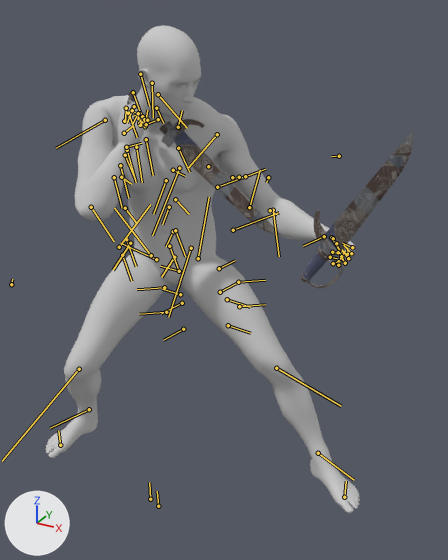
Renders of the FBX model Character/Animation/ZWM/Idle/Anim_Weapon_4_Idle_V1.FBX from each side of a commit.
Both versions are drawn from a camera (50 mm lens) standing at (1.145, -1.653, 1.598) and looking at (0.255, -0.034, 0.788). The axes (+X, +Y, +Z) are drawn at lower left. The lights are the same throughout. Both versions are drawn at frame 31 of the action 'Take 001'; the numbers are the values there. The bones that bend it are drawn over the model as lines.

The first picture shows 'Male_Body', 'Male_Eyeball', 'Male_Eyelash', 'Male_Foot', 'Male_Hand', 'Male_Head', 'Male_Leg', 'Mesh_Wepaon_4_0_L', 'Mesh_Wepaon_4_0_L001'.
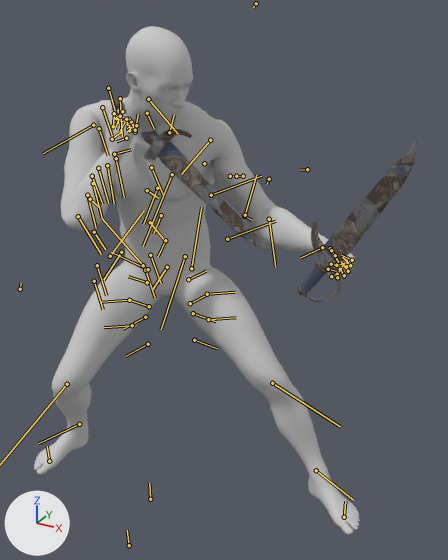
ob_point_take_l is not drawn itself; it is the parent of ob_mesh_wepaon_4_0_l001.
ob_point_take_r is not drawn itself; it is the parent of ob_mesh_wepaon_4_0_l.

Location of each change, (x1, y1, x2, y2) in pixels of the pictures (448 x 560 px):
'Male_Body', posed
    before: (75, 95, 314, 246)
    after: (61, 100, 312, 256)
'Male_Leg', posed
    before: (64, 231, 324, 449)
    after: (52, 239, 322, 467)
'Male_Head', posed
    before: (129, 25, 201, 186)
    after: (119, 26, 193, 194)
'Mesh_Wepaon_4_0_L', posed
    before: (127, 90, 281, 235)
    after: (112, 98, 272, 250)
'Mesh_Wepaon_4_0_L001', posed
    before: (301, 131, 413, 288)
    after: (298, 140, 416, 303)
'Male_Foot', posed (6% taller)
    before: (46, 404, 360, 513)
    after: (34, 419, 360, 535)
'Male_Hand', posed
    before: (111, 104, 356, 267)
    after: (99, 109, 355, 279)
'Male_Eyelash', posed (12% wider, 11% taller)
    before: (176, 80, 200, 88)
    after: (165, 83, 192, 92)
'Male_Eyeball', posed (14% taller)
    before: (177, 80, 198, 86)
    after: (168, 84, 189, 91)
bone 'Bip001 Pelvis', root to tip
    before: (174, 257) to (161, 277)
    after: (167, 267) to (153, 289)

The edits, one by one:
Bone 'Bip001 Pelvis' (bone_bip001_pelvis) moves from (-20.2, -2.9, 9.3) to (-20.2, 0.0, 0.0).
